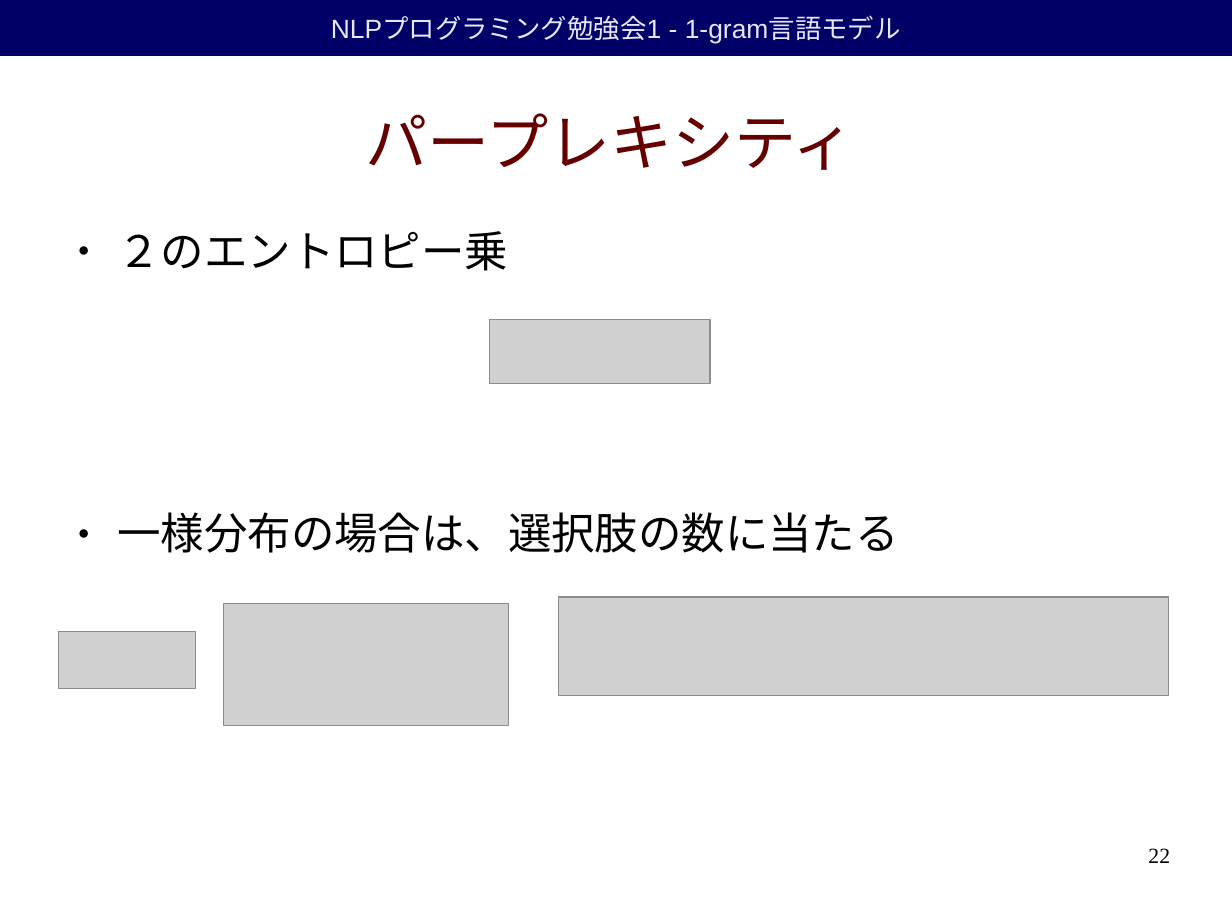
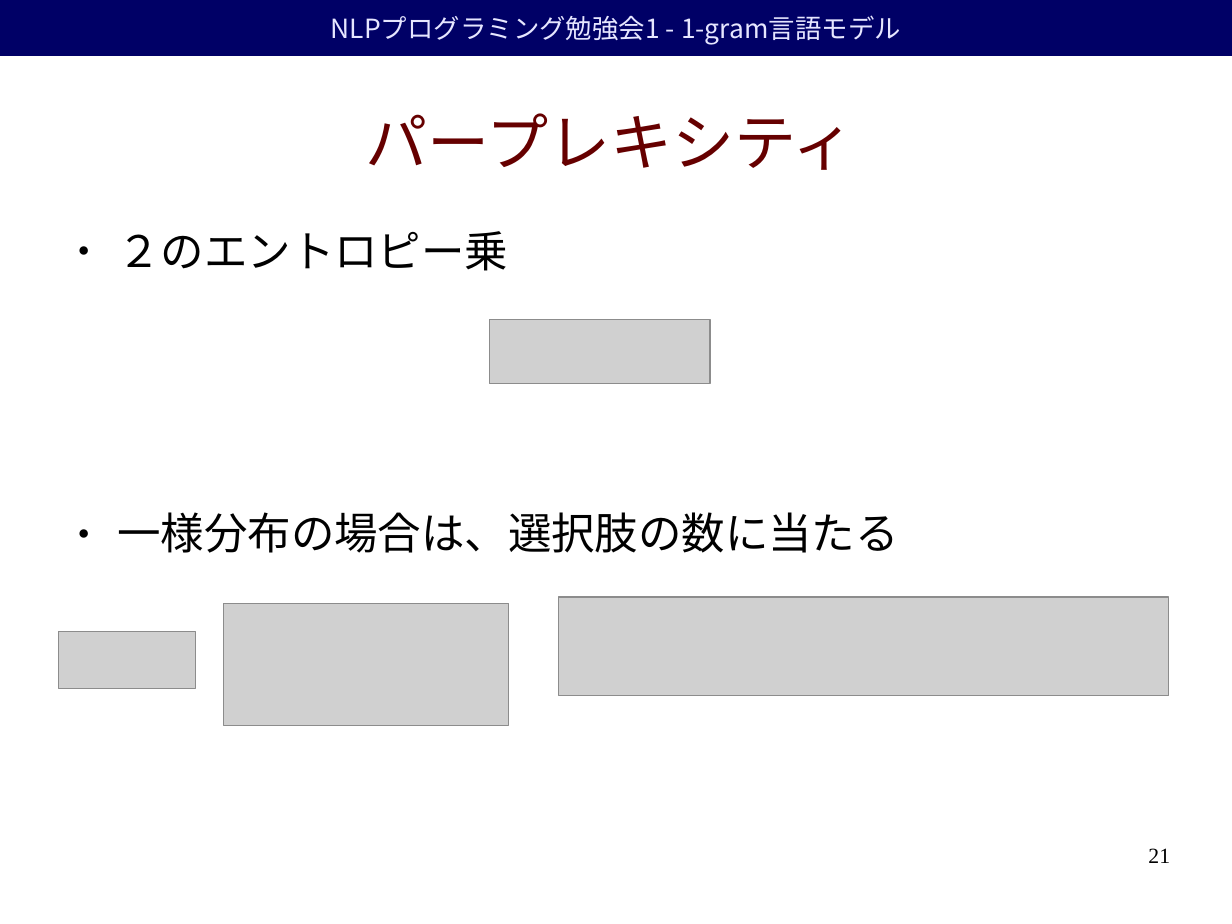
Before and after one commit to duffrind/nlppractice, a slide deck: slide 21 of download/01-unigramlm/nlp-programming-ja-01-unigramlm.odp (slide 22 before the commit). Drawn at 1232x924 pixels with LibreOffice and Linux fonts; fonts in the diff are those of the drawing; grey boxes stand for pictures; background and template pictures are left out. Boxes give left, top, right and bottom in pixels: in the first picture for what was removed or moved away, otherwise in the second. Text is boxed around its words. In the diff, an @@ line names an element or a change of style, - is before the commit and + after.

```diff
--- a/download/01-unigramlm/nlp-programming-ja-01-unigramlm.odp
+++ b/download/01-unigramlm/nlp-programming-ja-01-unigramlm.odp
@@ rectangle "NLPプログラミング勉強会1 - 1-gram言語モデル" at [0, 0, 1232, 56]: font Arial to Noto Sans CJK JP @@
@@ page number at [1148, 848, 1170, 863]: text changed @@
-22
+21
```
Also in this commit, not shown: 25 other slides changed, 1 slide removed, 5 other files.
